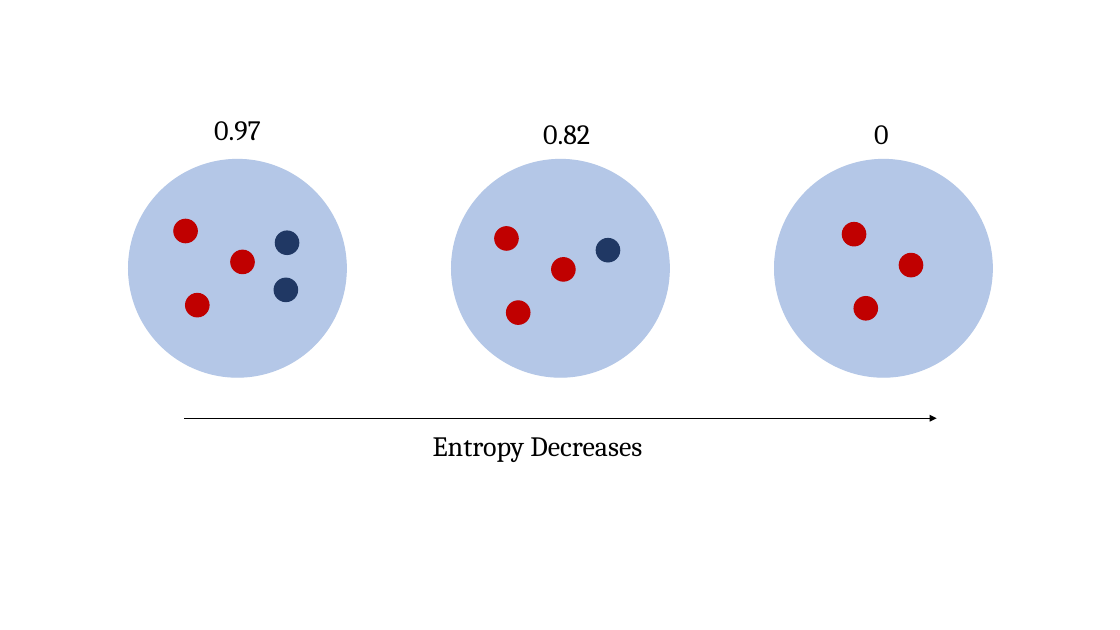
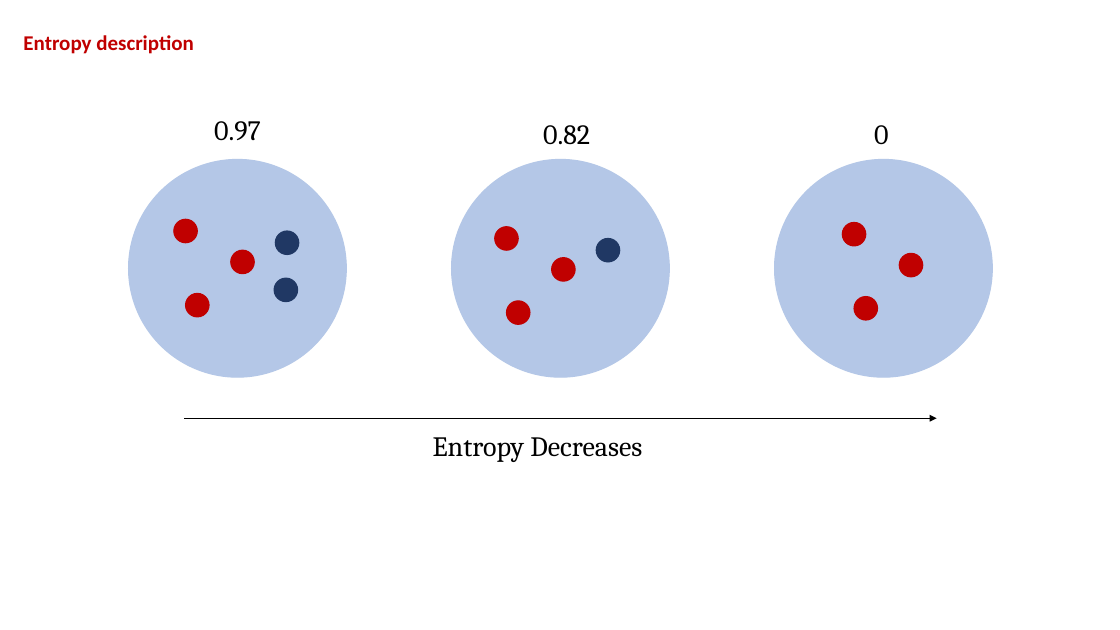
Before and after one commit to obifarin/machine-learning.ainotes, a slide deck: slide 9 of datasets/random_forest/illustrations.pptx (slide 2 before the commit). Drawn at 1120x630 pixels with LibreOffice and Linux fonts; fonts in the diff are those of the drawing. Boxes give left, top, right and bottom in pixels: in the first picture for what was removed or moved away, otherwise in the second. Text is boxed around its words. In the diff, an @@ line names an element or a change of style, - is before the commit and + after.

```diff
--- a/datasets/random_forest/illustrations.pptx
+++ b/datasets/random_forest/illustrations.pptx
@@ text added at (x1=23, y1=35, x2=194, y2=54), 18 pt, text #C00000, bold @@
+Entropy description
```
Also in this commit, not shown: 8 other slides changed, 3 slides added, 1 slide removed, 2 other files.
